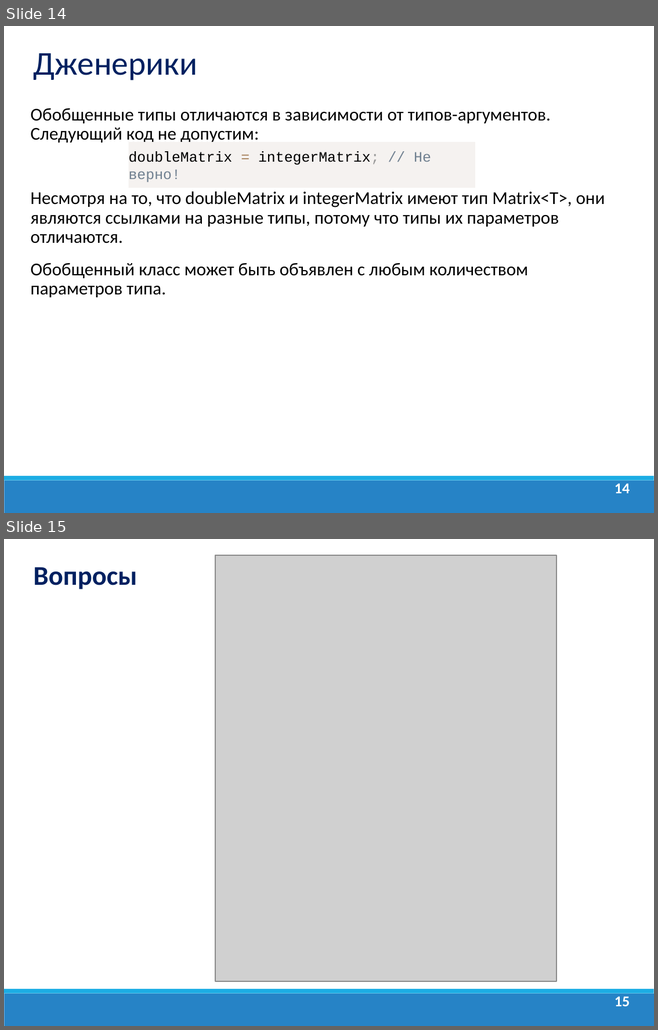
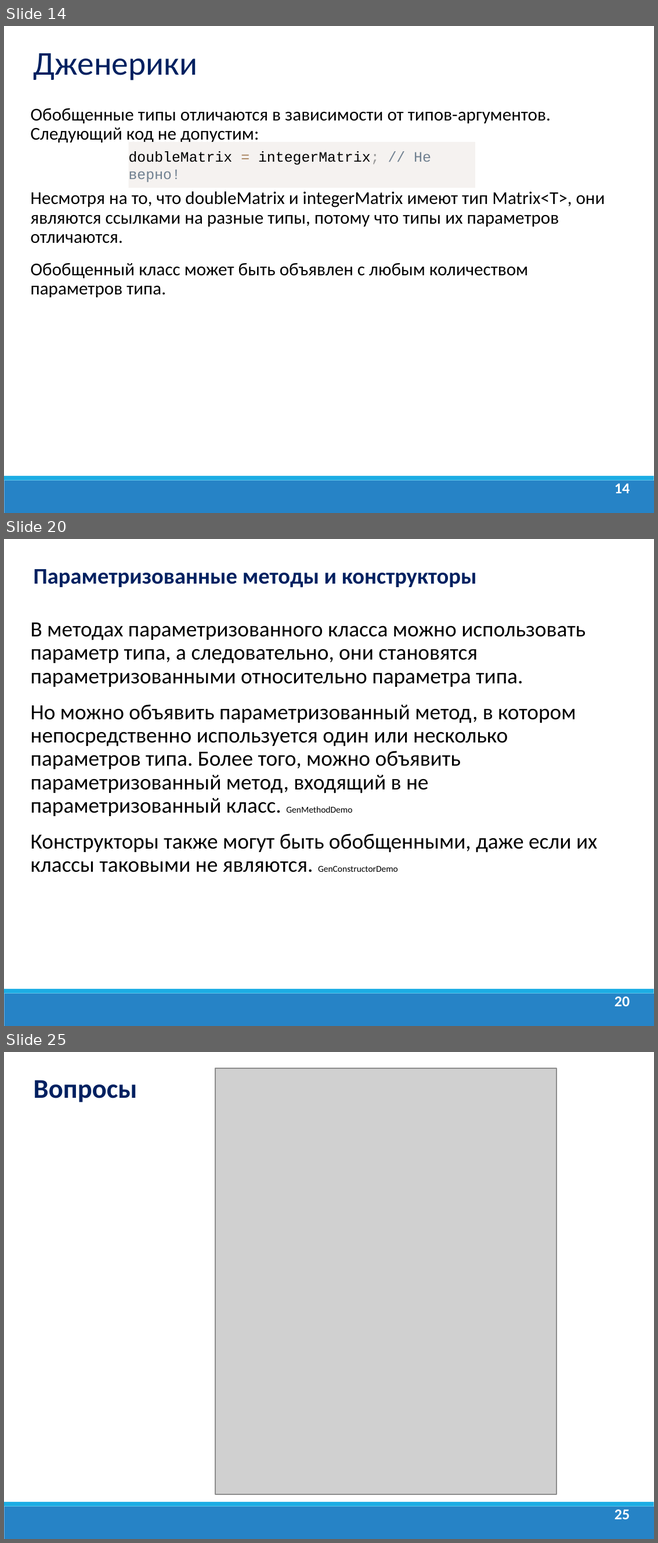
Before and after one commit to dmitry-academy/academy_5220, a slide deck: academy5220/resources/presentations/Java Lection 9. Дженерики. Enum.ppt. Shown one above the other, each under a label of ours: slides 14 and 15 before the commit, slides 14, 20 and 25 after it; the slides between them are not shown. The pictures are 658x1030 and 658x1543 pixels, drawn with LibreOffice and Linux fonts; fonts in the diff are those of the drawing; grey boxes stand for pictures; background and template pictures are left out. Boxes give left, top, right and bottom in pixels: in the first picture for what was removed or moved away, otherwise in the second. Text is boxed around its words. In the diff, an @@ line names an element or a change of style, - is before the commit and + after.

```diff
--- a/academy5220/resources/presentations/Java Lection 9. Дженерики. Enum.ppt
+++ b/academy5220/resources/presentations/Java Lection 9. Дженерики. Enum.ppt
@@ slide 20 added at bbox=[4, 539, 654, 1026], background #FFFFFF; not listed: 2 template elements that a slide beside it also shows @@
@@ text added at bbox=[34, 569, 477, 588], 24.8 pt, text #002060, bold @@
+Параметризованные методы и конструкторы
@@ text added at bbox=[31, 623, 597, 873], 24 pt, text #000000 @@
+В методах параметризованного класса можно использовать параметр типа, а следовательно, они становятся параметризованными относительно параметра типа.
+Но можно объявить параметризованный метод, в котором непосредственно используется один или несколько параметров типа. Более того, можно объявить параметризованный метод, входящий в не параметризованный класс. GenMethodDemo
+Конструкторы также могут быть обобщенными, даже если их классы таковыми не являются. GenConstructorDemo
@@ page number added at bbox=[614, 997, 629, 1006], 16.6 pt, text #FFFFFF, bold @@
+20
@@ what was slide 15 is now slide 25 @@
@@ page number at bbox=[614, 1510, 629, 1519]: text changed @@
-15
+25
```
Also in this commit, not shown: 10 other slides added, 1 slide removed, 19 other files.
